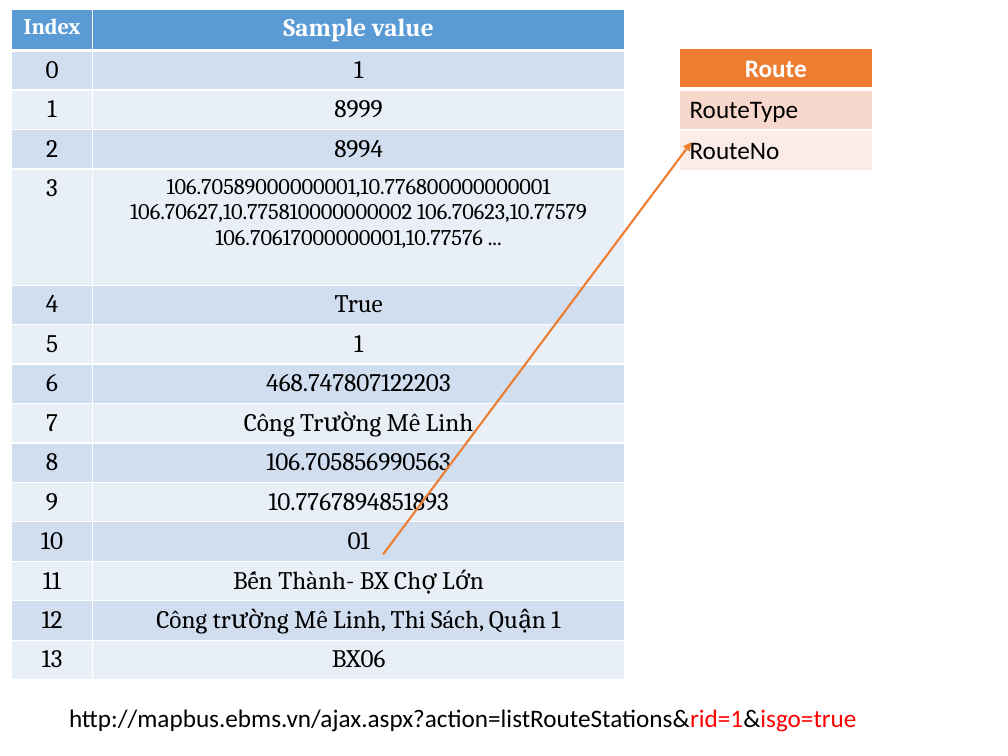
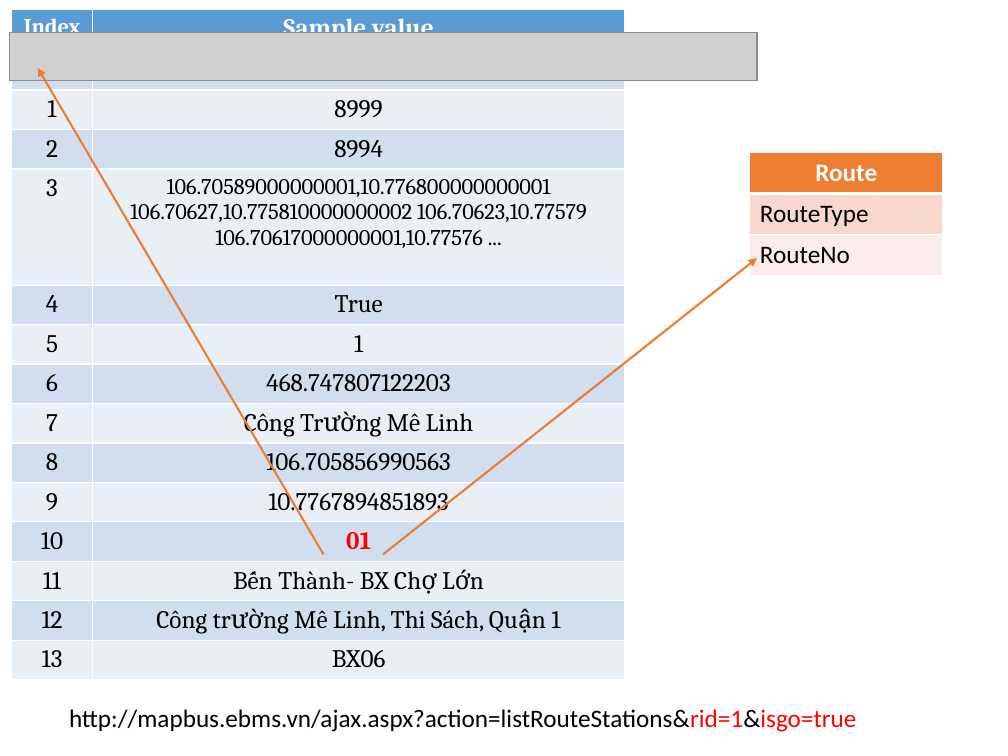
Before and after one commit to hqt/street-router, a slide deck: slide 8 of Document/presentation/parse.pptx (slide 6 before the commit). Drawn at 1008x756 pixels with LibreOffice and Linux fonts; fonts in the diff are those of the drawing; grey boxes stand for pictures. Boxes give left, top, right and bottom in pixels: in the first picture for what was removed or moved away, otherwise in the second. Text is boxed around its words. In the diff, an @@ line names an element or a change of style, - is before the commit and + after.

```diff
--- a/Document/presentation/parse.pptx
+++ b/Document/presentation/parse.pptx
@@ table at (x1=12, y1=9, x2=625, y2=692) @@
@@ text colour #000000 to #FF0000, bold on in "01" @@
@@ picture added at (x1=9, y1=32, x2=757, y2=82) @@
@@ arrow added from (324, 554) to (37, 68), #ED7D31 1.5 pt @@
@@ table moved from (x1=679, y1=48, x2=872, y2=171) to (x1=750, y1=152, x2=942, y2=275) @@
@@ arrow moved from (383, 554) - (691, 142) to (383, 554) - (757, 258) @@
```
Also in this commit, not shown: 15 other slides changed, 4 slides added.
